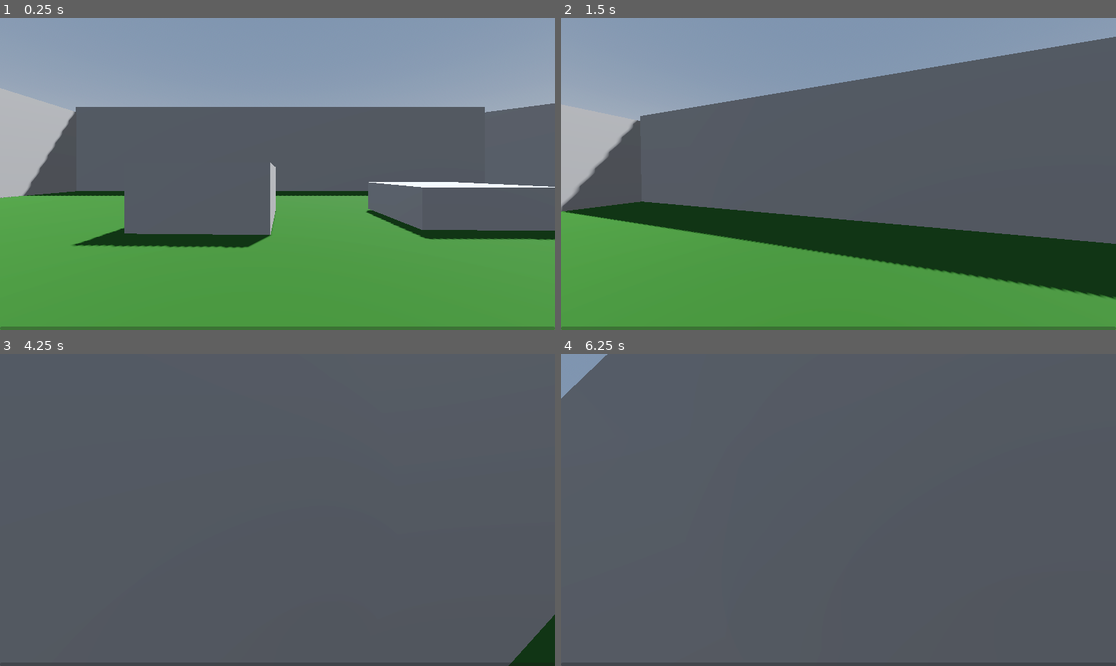
Above: before the commit, frames 1-4 (two rows, left to right).
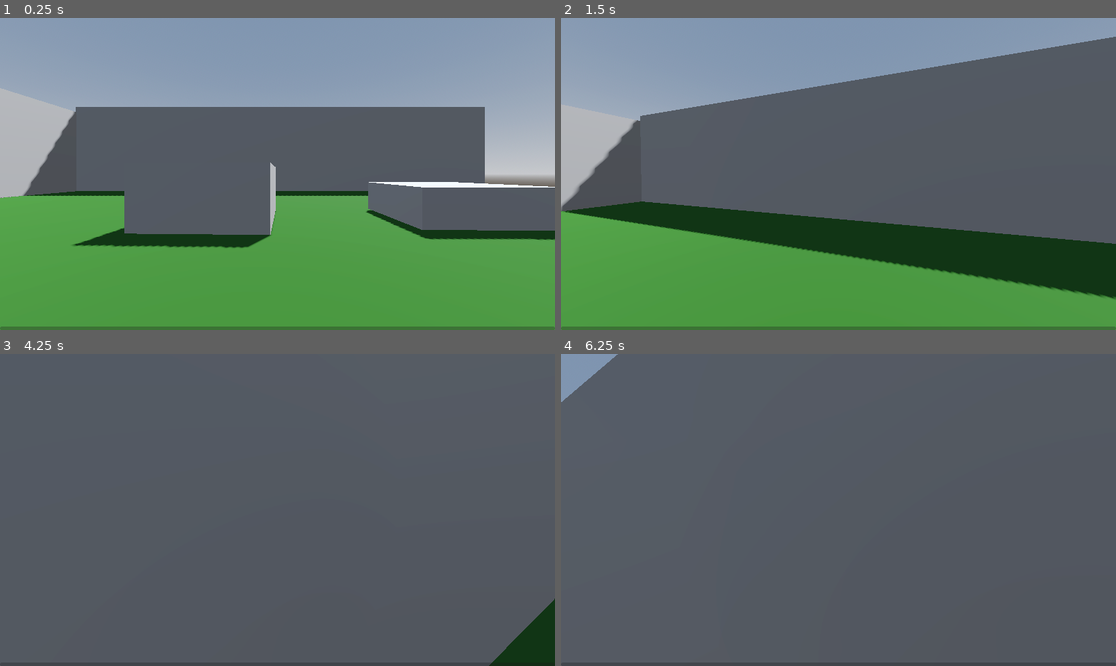
Above: after the commit, the same moments.

Repository: MaxDC503/Gadot-Project
Game: Godot game, scene res://world.tscn
Same seed, same stepped clock (60 frames per second), same inputs: the game is played once before the commit and once after it.
Inputs (mouse positions are in pixels of both pictures, inside the frame that each line leads up to):
- Up to frame 1 (0.25 s): no input
- Up to frame 2 (1.5 s): move the mouse to (866, 174) at 0.52 s; hold Shift (sprint) 0.53-1.28 s; hold W (up) from 0.53 s (still down); tap Space (jump) at 0.77 s; move the mouse to (810, 174) at 1.27 s; tap Shift (sprint) at 1.35 s
- Up to frame 3 (4.25 s): keep holding W (up); tap Space (jump) at 1.52, 3.02, 3.5, 3.77 s; move the mouse to (288, 503) at 2.02 s; hold Shift (sprint) 2.03-2.78 s; tap Enter at 2.75 s; move the mouse to (271, 516) at 2.77 s; tap Shift (sprint) at 2.85 s; move the mouse to (316, 513) at 3.52 s; hold Shift (sprint) from 3.53 s (still down)
- Up to frame 4 (6.25 s): move the mouse to (794, 506) at 4.27 s; release Shift (sprint) at 4.28 s; tap Shift (sprint) at 4.35, 5.85 s; tap Space (jump) at 4.52, 5.75, 6.02 s; tap Enter at 5 s; move the mouse to (844, 510) at 5.02 s; hold Shift (sprint) 5.03-5.78 s; move the mouse to (816, 503) at 5.77 s; release W (up) at 5.78 s; hold D (right) from 5.78 s (still down)

The runs differ from the first frame. In frame 1, 3.1% of the frame differs, in the area x 87-100%, y 27-54%; in frame 2, less than 0.1%; in frame 3, 0.6%; in frame 4, 0.2%.

Commit message:
Fixed camera bug after wall running. Wall running is fully functional

Diff:
--- a/character_body_3d.gd
+++ b/character_body_3d.gd
@@ -27,7 +27,7 @@
 const MIN_LOOK_ANGLE = -90
 const BASE_FOV = 75.0
 const FOV_CHANGE = 1.5
-var original_camera_rotation
+var original_head_rotation
 
 const BOB_FREQ = 2.0
 const BOB_AMP = 0.08
@@ -41,7 +41,7 @@
 
 func _ready():
 	Input.set_mouse_mode(Input.MOUSE_MODE_CAPTURED)
-	original_camera_rotation = camera.rotation
+	original_head_rotation = head.rotation
 
 func _unhandled_input(event):
 	if event is InputEventMouseMotion:
@@ -115,17 +115,17 @@
 		var leftOrRightVector = direction.cross(currentWallNormal)
 		if leftOrRightVector.y > 0:
 			print("Right")
-			camera.rotation.z = lerp(camera.rotation.z, kVec.rotated(temp, PI/6).z / 2, 0.25)
+			head.rotation.z = lerp(head.rotation.z, kVec.rotated(temp, PI/6).z / 2, 0.25)
 		else:
 			print("Left")
-			camera.rotation.z = lerp(camera.rotation.z, -kVec.rotated(temp, PI/6).z / 2, 0.25)
+			head.rotation.z = lerp(head.rotation.z, -kVec.rotated(temp, PI/6).z / 2, 0.25)
 
 		if velocity.y > 0.0:
 			velocity.y = lerp(velocity.y, 0.0, 0.01)
 		else:
 			velocity.y = 0.0
 	else:
-		camera.rotation = lerp(camera.rotation, original_camera_rotation, 0.05)
+		head.rotation.z = lerp(head.rotation.z, original_head_rotation.z, 0.05)
 		isWallRunning = false
 
 	t_bob += delta * velocity.length() * float(is_on_floor() or isWallRunning)
--- a/world.tscn
+++ b/world.tscn
@@ -35,9 +35,9 @@
 environment = SubResource("Environment_0p5gc")
 
 [node name="Ground" type="CSGBox3D" parent="Map"]
-transform = Transform3D(1, 0, 0, 0, 1, 0, 0, 0, 1, 11.7389, 0.00590849, 0.0290582)
+transform = Transform3D(1, 0, 0, 0, 1, 0, 0, 0, 1, 102.579, 0.00590849, 0.0290582)
 use_collision = true
-size = Vector3(58.4364, 0.01, 35)
+size = Vector3(240.117, 0.01, 35)
 material = SubResource("StandardMaterial3D_36dhf")
 
 [node name="CSGBox3D" type="CSGBox3D" parent="Map"]
@@ -52,11 +52,6 @@
 
 [node name="CSGBox3D3" type="CSGBox3D" parent="Map"]
 transform = Transform3D(-0.021431, 0, 0.99977, 0, 1, 0, -0.99977, 0, -0.021431, -17.5364, 3.18447, -0.349913)
-use_collision = true
-size = Vector3(35.1285, 7.26843, 1)
-
-[node name="CSGBox3D4" type="CSGBox3D" parent="Map"]
-transform = Transform3D(0.89544, 0, 0.445183, 0, 1, 0, -0.445183, 0, 0.89544, 21.622, 3.25472, 8.7559)
 use_collision = true
 size = Vector3(35.1285, 7.26843, 1)
 
@@ -75,10 +70,45 @@
 use_collision = true
 size = Vector3(3.63272, 2.56537, 3.0459)
 
+[node name="CSGBox3D4" type="CSGBox3D" parent="Map"]
+transform = Transform3D(1, 0, 0, 0, 1, 0, 0, 0, 1, 44.3477, 5.08744, 5.79983)
+use_collision = true
+size = Vector3(18.4285, 7.26843, 1)
+
 [node name="CSGBox3D8" type="CSGBox3D" parent="Map"]
-transform = Transform3D(0.80799, 0, -0.589196, 0, 1, 0, 0.589196, 0, 0.80799, 29.7187, 3.24353, -9.10308)
+transform = Transform3D(1, 0, 0, 0, 1, 0, 0, 0, 1, 35.7861, 4.84887, -4.12639)
 use_collision = true
-size = Vector3(35.1285, 7.26843, 1)
+size = Vector3(18.4285, 7.26843, 1)
+
+[node name="CSGBox3D9" type="CSGBox3D" parent="Map"]
+transform = Transform3D(1, 0, 0, 0, 1, 0, 0, 0, 1, 76.6317, 9.52273, 3.37717)
+use_collision = true
+size = Vector3(18.4285, 7.26843, 1)
+
+[node name="CSGBox3D10" type="CSGBox3D" parent="Map"]
+transform = Transform3D(1, 0, 0, 0, 1, 0, 0, 0, 1, 66.2527, 9.28416, -4.68199)
+use_collision = true
+size = Vector3(18.4285, 7.26843, 1)
+
+[node name="CSGBox3D11" type="CSGBox3D" parent="Map"]
+transform = Transform3D(1, 0, 0, 0, 1, 0, 0, 0, 1, 103.37, 12.5697, 3.09762)
+use_collision = true
+size = Vector3(18.4285, 7.26843, 1)
+
+[node name="CSGBox3D12" type="CSGBox3D" parent="Map"]
+transform = Transform3D(1, 0, 0, 0, 1, 0, 0, 0, 1, 92.9912, 12.3311, -4.96153)
+use_collision = true
+size = Vector3(18.4285, 7.26843, 1)
+
+[node name="CSGBox3D13" type="CSGBox3D" parent="Map"]
+transform = Transform3D(1, 0, 0, 0, 1, 0, 0, 0, 1, 132.534, 16.4118, 3.10138)
+use_collision = true
+size = Vector3(18.4285, 7.26843, 1)
+
+[node name="CSGBox3D14" type="CSGBox3D" parent="Map"]
+transform = Transform3D(1, 0, 0, 0, 1, 0, 0, 0, 1, 122.155, 16.1733, -4.95778)
+use_collision = true
+size = Vector3(18.4285, 7.26843, 1)
 
 [node name="Player" type="CharacterBody3D" parent="."]
 transform = Transform3D(1, 0, 0, 0, 1, 0, 0, 0, 1, -0.170929, 0.353648, 0.0193236)
@@ -106,3 +136,5 @@
 anchor_bottom = 1.0
 step = 0.001
 show_percentage = false
+
+[node name="Marker2D" type="Marker2D" parent="CanvasLayer"]
